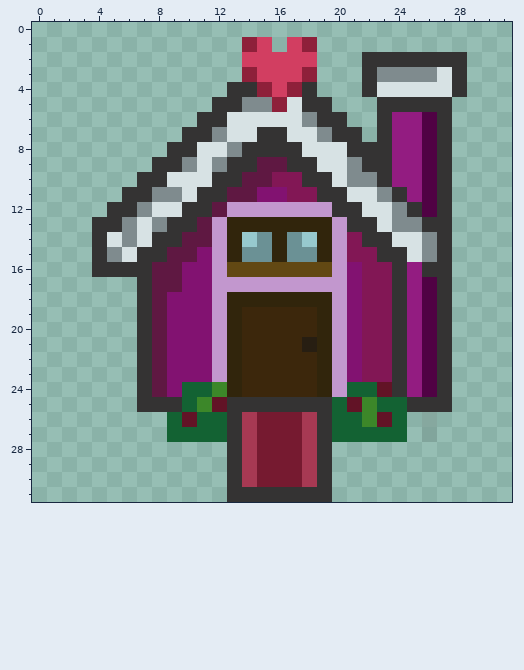
A pixel-art sprite gets an edit: sprites/andreinacasa.png. The picture above is the old version.
The file is 32x32 pixels. Pixels under 10% opacity are left out. Colours within 5 levels of each other are drawn and written as one.
The same view after the edit:
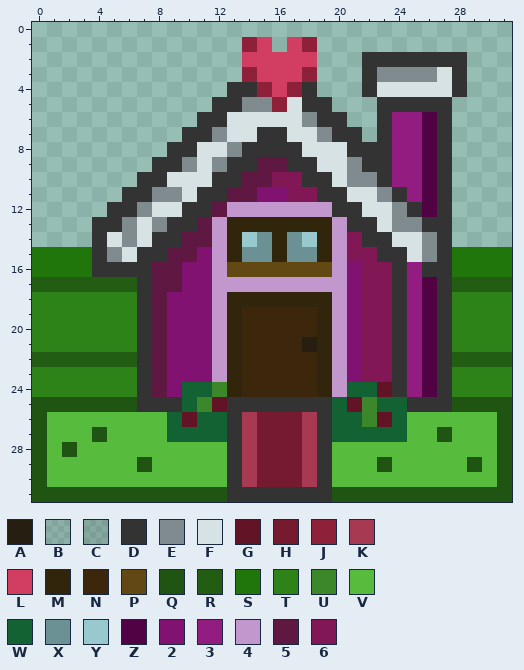
Palette (. is transparent): A #271e12  B #3433331a  C #34333329  D #343333  E #7f8b8e  F #d7e2e4  G #621326  H #761a30  J #8e203a  K #a73953  L #d23e61  M #31250c  N #3c270c  P #624813  Q #205412  R #225d13  S #20760a  T #2e8318  U #3c8729  V #57bc3e  W #136233  X #6b9195  Y #97c9ce  Z #500244  2 #821271  3 #931c81  4 #c297ce  5 #5f1842  6 #821755
From old to new:
y 15..16: x 0..3 .... -> SSSS; x 28..31 .... -> SSSS
y 17: x 0..6 ....... -> RRRRRRR; x 28..31 .... -> RRRR
y 18..21: x 0..6 ....... -> TTTTTTT; x 28..31 .... -> TTTT
y 22: x 0..6 ....... -> RRRRRRR; x 28..31 .... -> RRRR
y 23..24: x 0..6 ....... -> TTTTTTT; x 28..31 .... -> TTTT
y 25: x 0..6 ....... -> QQQQQQQ; x 28..31 .... -> QQQQ
y 26: x 0..8 ......... -> QVVVVVVVV; x 25..31 .C..... -> VVVVVVQ
y 27: x 0..8 ......... -> QVVVQVVVV; x 25..31 .B..... -> VVQVVVQ
y 28: x 0..12 ............. -> QVQVVVVVVVVVV; x 20..31 ............ -> VVVVVVVVVVVQ
y 29: x 0..12 ............. -> QVVVVVVQVVVVV; x 20..31 ............ -> VVVQVVVVVQVQ
y 30: x 0..12 ............. -> QVVVVVVVVVVVV; x 20..31 ............ -> VVVVVVVVVVVQ
y 31: x 0..12 ............. -> QQQQQQQQQQQQQ; x 20..31 ............ -> QQQQQQQQQQQQ
Where, in picture pixels (left, top, right, bottom), the same in both pictures:
added: (32, 247, 227, 502)
changed: (332, 247, 512, 502)
